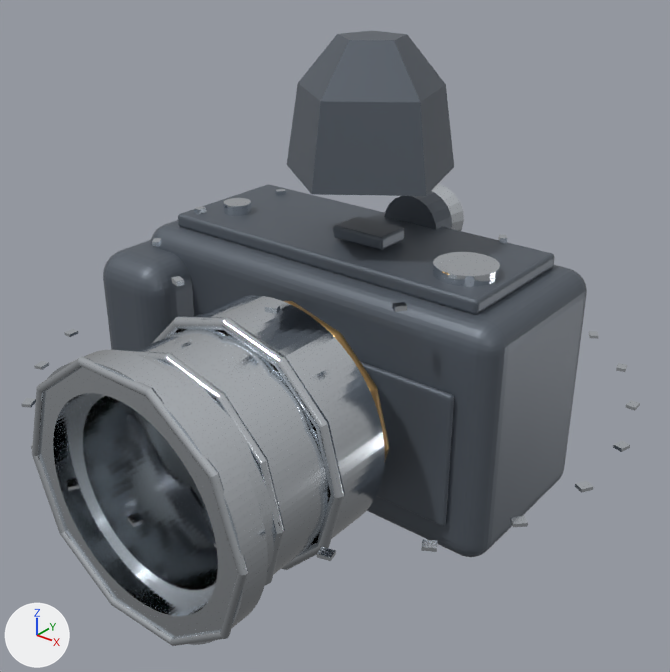
Renders of the glTF model assets/models/camera.glb from each side of a commit.
Before and after are seen from a camera (50 mm lens) standing at (1.63, -2.02, 1.36) and looking at (0.06, -0.05, 0.14). Lighting does not change. The marker at lower left points along +X, +Y and +Z. The older version comes first. Where no turn or scale is listed for an object, it has been applied to the vertices. Vertices at exactly the same position are counted once.

The older version as bpy lines, for what is in view:
```python
ob_body = bpy.data.objects.new('body', me_mesh_0)
ob_body.location = (0.0, 0.0, 0.0)
ob_lens_barrel = bpy.data.objects.new('lens_barrel', me_mesh_1)
ob_lens_barrel.location = (0.0, 0.0, 0.0)
ob_pentaprism = bpy.data.objects.new('pentaprism', me_mesh_8)
ob_pentaprism.location = (0.0, 0.0, 0.0)
ob_shutter_dial = bpy.data.objects.new('shutter_dial', me_mesh_11)
ob_shutter_dial.location = (0.0, 0.0, 0.0)
```
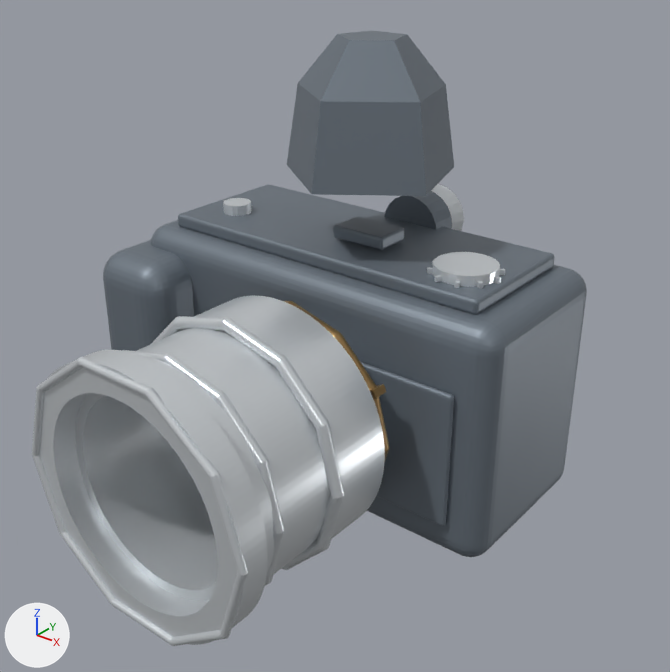
What the commit changed:
Material 'Material_0' (mat_material_0) changes colour from greyish blue #5c646e to grey #707a84; in linear values from (0.107, 0.127, 0.156) to (0.162, 0.195, 0.231).
In material 'Material_1' (mat_material_1), metallic goes from 1.0 to 0.55.
In material 'Material_1' (mat_material_1), roughness goes from 0.12 to 0.3.
Material 'Material_8' (mat_material_8) changes colour from greyish blue #5c646e to grey #707a84; in linear values from (0.107, 0.127, 0.156) to (0.162, 0.195, 0.231).
In material 'Material_11' (mat_material_11), metallic goes from 1.0 to 0.55.
In material 'Material_11' (mat_material_11), roughness goes from 0.12 to 0.3.
me_mesh_1 is used by ob_lens_barrel; location (0.0, 0.0, 0.0).
me_mesh_1 had 3260 vertices, 6144 faces and spanned x -0.93..0.93, y -0.93..0.93, z -0.38..0.38.
me_mesh_1 now has 3260 vertices, 6144 faces and spans x -0.31..0.47, y -0.89..-0.32, z -0.38..0.38.
me_mesh_1 part 1: the loose piece of 8 vertices spanning x 0.54..0.59, y -0.74..-0.7, z 0.0 is scaled about its middle by (0.328, 0.864, 3.09), then moved by (-0.13, -0.12, 0.09).
me_mesh_1 part 2: the loose piece of 8 vertices spanning x 0.11..0.15, y -0.92..-0.89, z 0.0 is scaled about its middle by (0.328, 0.864, 3.09), then moved by (0.3, 0.06, -0.09).
me_mesh_1 part 3: 72 of 3260 vertices moved; they spanned x 0.09..0.93, y -0.57..0.93, z 0.0 and now span x -0.25..0.41, y -0.85..-0.83, z 0.17..0.37; mean shift (-0.58, -1.12, 0.29); largest move (0.1, 0.93, 0.0) -> (-0.23, -0.85, 0.2).
me_mesh_1 part 4: 72 of 3260 vertices moved; they spanned x -0.93..-0.09, y -0.93..0.57, z 0.0 and now span x -0.25..0.41, y -0.85..-0.83, z -0.37..-0.17; mean shift (0.74, -0.56, -0.29); largest move (-0.72, 0.57, 0.0) -> (-0.22, -0.85, -0.19).
Other edits to the shape of me_mesh_1 do not show in these pictures.
me_mesh_11 is used by ob_shutter_dial; location (0.0, 0.0, 0.0).
me_mesh_11 had 164 vertices, 280 faces and spanned x -0.521..0.53, y -0.513..0.513, z 0.395..0.445.
me_mesh_11 now has 164 vertices, 280 faces and spans x -0.465..0.545, y -0.062..0.142, z 0.395..0.445.
me_mesh_11 part 5: the loose piece of 8 vertices spanning x 0.499..0.521, y 0.024..0.056, z 0.413..0.427 is scaled about its middle by (1.36, 0.375, 1), then moved by (0.02, 0.0, 0.0).
me_mesh_11 part 6: the loose piece of 8 vertices spanning x -0.521..-0.499, y -0.056..-0.024, z 0.413..0.427 is scaled about its middle by (1.36, 0.375, 1), then moved by (0.86, 0.08, 0.0).
me_mesh_11 part 7: 32 of 164 vertices moved; they spanned x -0.454..0.407, y 0.248..0.513, z 0.413..0.427 and now span x 0.352..0.528, y -0.062..0.001, z 0.413..0.427; mean shift (0.471, -0.422, 0.0); largest move (-0.454, 0.261, 0.427) -> (0.359, -0.027, 0.427).
me_mesh_11 part 8: 32 of 164 vertices moved; they spanned x -0.407..0.454, y -0.513..-0.248, z 0.413..0.427 and now span x 0.352..0.528, y 0.079..0.142, z 0.413..0.427; mean shift (0.409, 0.502, 0.0); largest move (-0.407, -0.326, 0.427) -> (0.359, 0.107, 0.427).

What differs and where, as boxes [x1, y1, x2, y2] in the pictures (670 x 672 px; the box of a moved part takes in the faces that stretch with it):
'lens_barrel', surface changed, reshaped (lighter)
    before: [21, 295, 640, 646]
    after: [32, 295, 385, 646]
'body', recoloured (greyish blue to grey)
    both: [103, 184, 587, 556]
'pentaprism', recoloured (greyish blue to grey)
    both: [287, 30, 454, 250]
'shutter_dial', surface changed, reshaped (21% narrower, 28% shorter)
    before: [152, 189, 507, 314]
    after: [223, 198, 505, 288]
part 1 of me_mesh_1, moved or reshaped (not visible afterwards)
    before: [317, 547, 336, 561]
part 2 of me_mesh_1, moved or reshaped (not visible afterwards)
    before: [127, 513, 145, 527]
part 3 of me_mesh_1, moved or reshaped (not visible afterwards)
    before: [421, 331, 640, 552]
part 4 of me_mesh_1, moved or reshaped (not visible afterwards)
    before: [21, 329, 79, 491]
part 5 of me_mesh_11, moved or reshaped (not visible before)
    after: [493, 276, 501, 284]
part 6 of me_mesh_11, moved or reshaped (not visible afterwards)
    before: [194, 206, 206, 214]
part 7 of me_mesh_11, moved or reshaped
    before: [275, 189, 507, 243]
    after: [427, 267, 484, 288]
part 8 of me_mesh_11, moved or reshaped (mostly hidden afterwards)
    before: [152, 238, 407, 314]
    after: [499, 269, 505, 275]
